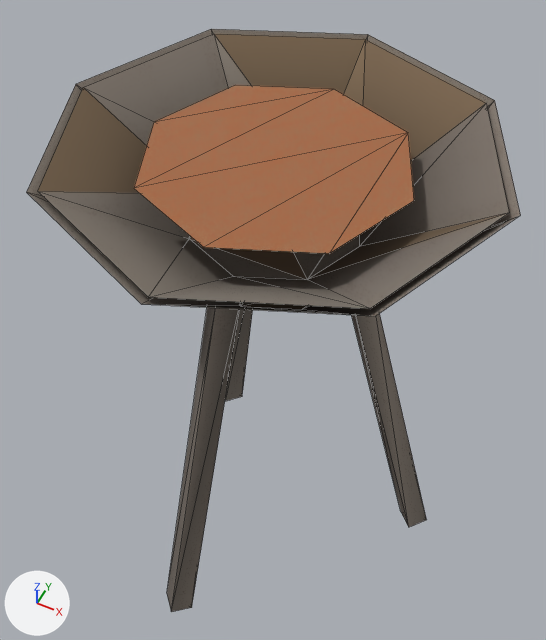
The glTF model assets/ca/ash/ash_brazier_a.glb as it was, and as the next commit left it.
Both versions are drawn from a 50 mm lens placed at (0.435, -0.883, 1.791), pointed at (-0.037, 0.061, 0.611). Arrows for +X, +Y and +Z are at lower left; the lights stay in place. The picture after the commit comes second. Mesh edges are drawn as thin lines. Vertices at exactly the same position are counted once.

Objects in the first picture: 'ca_ash_brazier_a'.
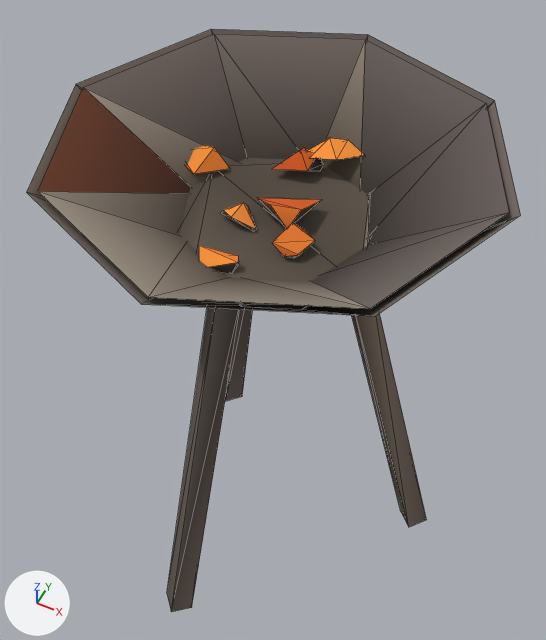
Changed parts and their boxes [x1, y1, x2, y2] in the pictures (546 x 640 px):
part 1 of me_ca_ash_brazier_a, cut back
    before: [134, 85, 414, 253]
    after: [180, 137, 369, 305]
part 2 of me_ca_ash_brazier_a, recoloured
    both: [27, 29, 520, 605]

Diff of the bpy script that builds the scene:
```diff
--- a/assets/ca/ash/ash_brazier_a.glb.py
+++ b/assets/ca/ash/ash_brazier_a.glb.py
@@ me_ca_ash_brazier_a @@
 # used by ob_ca_ash_brazier_a; location = (0.0, 0.0, 0.0)
-me_ca_ash_brazier_a.from_pydata(...)  # 64 vertices, 86 faces; spans x -0.38..0.38, y -0.386..0.38, z -0.009..1.1
+me_ca_ash_brazier_a.from_pydata(...)  # 116 vertices, 159 faces; spans x -0.38..0.38, y -0.386..0.38, z -0.009..1.1
+# me_ca_ash_brazier_a part 1
+# 4 vertices are removed from x -0.161..0.228, y -0.161..0.161, z 1.07
+# 5 faces are deleted
+# 4 vertices move from x -0.228..0.0, y -0.228..0.228, z 1.07 to x -0.204..0.089, y -0.05..0.223, z 0.957
+# 56 vertices are added at x -0.225..0.187, y -0.241..0.194, z 0.957..1.007
+# 78 new faces join them
+# me_ca_ash_brazier_a part 2: 81 kept faces spanning x -0.38..0.38, y -0.386..0.38, z -0.009..1.1 get new vertex colours; the middle colour goes from light grey #c3c3c3 to light grey #bfbbb5
 me_ca_ash_brazier_a.materials.append(mat_ca_palette)
```
